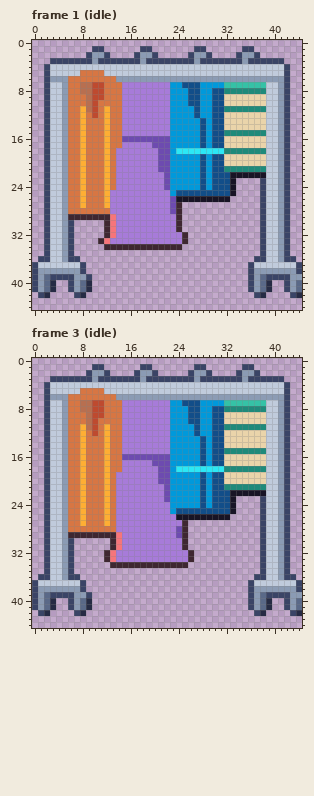
File history of a pixel-art file, art/hood-markets/clothing-rack@94.aseprite. That is the earlier state.
45x45 pixels, 4 frames. Shown: frame 1 (idle), frame 3 (idle). The commit also changed other frames, which this record leaves out.
New version:
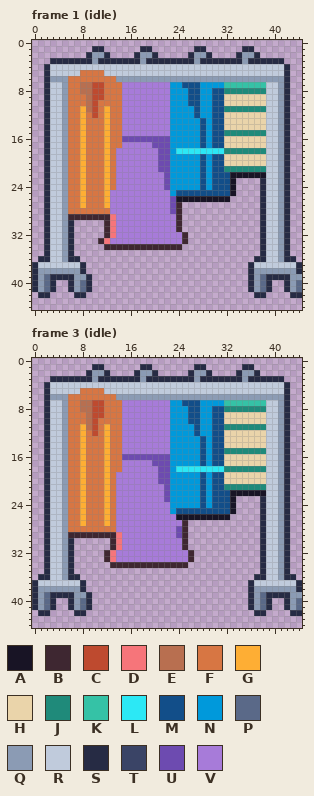
Palette (. is transparent): A #181425  B #3e2731  C #be4a2f  D #f6757a  E #b86f50  F #d77643  G #feae34  H #ead4aa  J #1f8a7a  K #35c2a6  L #2ce8f5  M #124e89  N #0099db  P #5a6988  Q #8b9bb4  R #c0cbdc  S #262b44  T #3a4466  U #6d4bb0  V #a77bd9
The exact change:
Frame 1 (idle):
Colour S replaces colour T in row 1 at x 10 to 11, 18 to 19, 27 to 28 and 35 to 36; in row 2 at x 9, 12, 17, 20, 26, 29, 34 and 37; in row 3 at x 3 to 9, 11 to 17, 19 to 26, 28 to 34 and 36 to 41; in rows 4 to 22 at x 2 and 42; in rows 23 to 29 at x 2, 38 and 42; in rows 30 to 35 at x 2, 6, 38 and 42.
Colour S replaces colour T in row 36 at x 1 to 2, 6 to 7, 37 to 38 and 42 to 43; in rows 37 to 38 at x 0, 8, 36 and 44; in row 39 at x 0, 3 to 6, 9, 36 and 39 to 42; in rows 40 to 41 at x 0, 6, 36 and 42; in row 42 at x 1, 7, 37 and 43.
Frame 3 (idle): the same change as frame 1 (idle)
